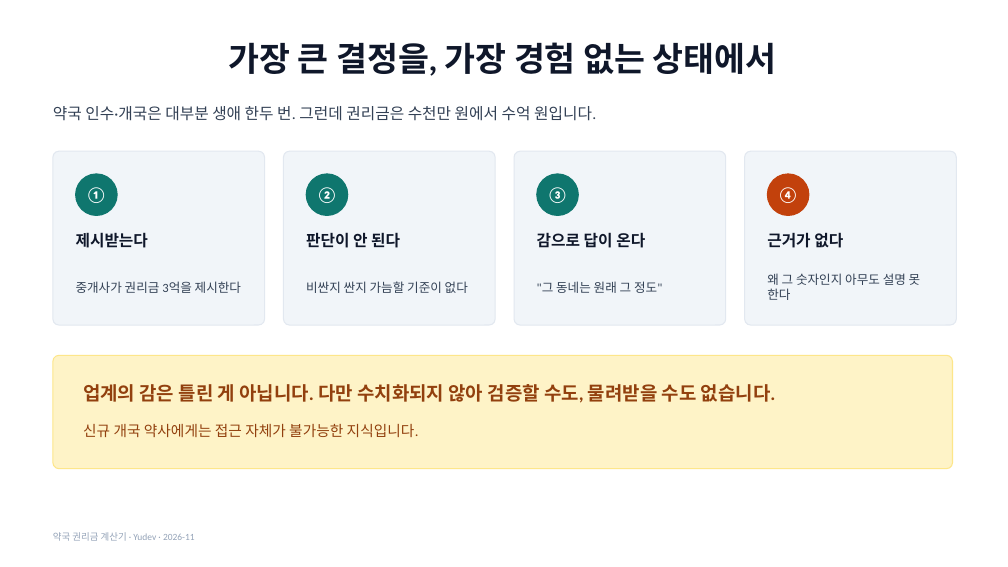
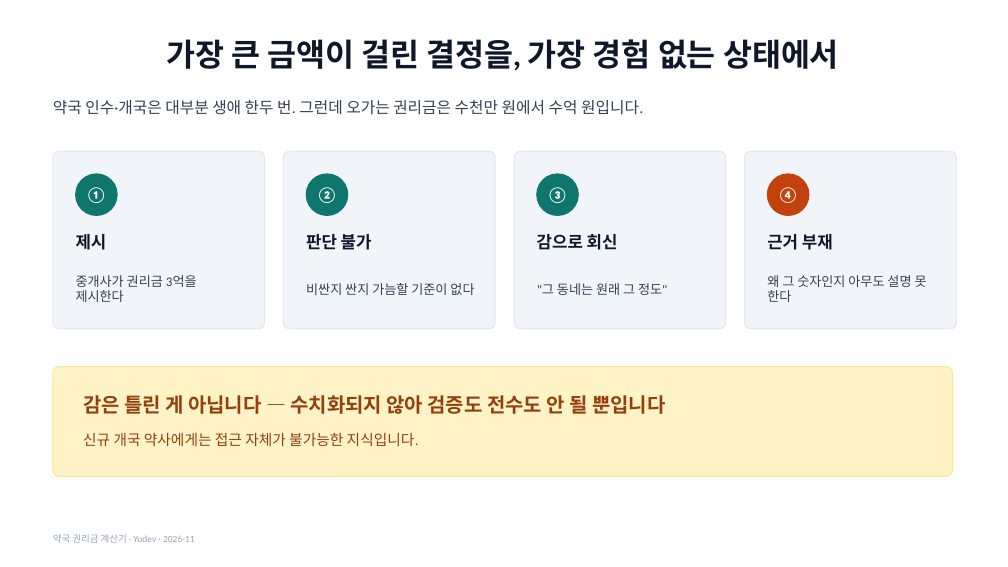
Before and after one commit to YUSEONCHUN/calculating, a slide deck: slide 2 of doc/slides/권리금계산기_프로젝트.pptx. Drawn at 1008x567 pixels with LibreOffice and Linux fonts; fonts in the diff are those of the drawing. Boxes give left, top, right and bottom in pixels: in the first picture for what was removed or moved away, otherwise in the second. Text is boxed around its words. In the diff, an @@ line names an element or a change of style, - is before the commit and + after.

```diff
--- a/doc/slides/권리금계산기_프로젝트.pptx
+++ b/doc/slides/권리금계산기_프로젝트.pptx
@@ title at box(166, 39, 839, 71): text changed; size 32 to 30 pt @@
-가장 큰 결정을, 가장 경험 없는 상태에서
+가장 큰 금액이 걸린 결정을, 가장 경험 없는 상태에서
@@ text at box(53, 100, 643, 115): text changed @@
-약국 인수·개국은 대부분 생애 한두 번. 그런데 권리금은 수천만 원에서 수억 원입니다.
+약국 인수·개국은 대부분 생애 한두 번. 그런데 오가는 권리금은 수천만 원에서 수억 원입니다.
@@ rounded rectangle: place and size @@
-rounded rectangle at box(53, 151, 265, 325)
+rounded rectangle at box(53, 151, 265, 329)
@@ rounded rectangle: place and size @@
-rounded rectangle at box(284, 151, 495, 325)
+rounded rectangle at box(284, 151, 495, 329)
@@ rounded rectangle: place and size @@
-rounded rectangle at box(514, 151, 726, 325)
+rounded rectangle at box(514, 151, 726, 329)
@@ rounded rectangle: place and size @@
-rounded rectangle at box(745, 151, 957, 325)
+rounded rectangle at box(745, 151, 957, 329)
@@ text at box(76, 234, 107, 250): text changed; size 15 to 16 pt @@
-제시받는다
+제시
@@ text at box(306, 234, 372, 250): text changed; size 15 to 16 pt @@
-판단이 안 된다
+판단 불가
@@ text at box(537, 234, 618, 250): text changed; size 15 to 16 pt @@
-감으로 답이 온다
+감으로 회신
@@ text at box(767, 234, 833, 250): text changed; size 15 to 16 pt @@
-근거가 없다
+근거 부재
@@ size 12 to 12.5 pt in 4 elements at box(306, 283, 474, 295), box(537, 283, 667, 295), box(767, 275, 927, 302), box(76, 275, 197, 302) @@
@@ proportions changed in 5 elements at box(53, 151, 265, 329), box(284, 151, 495, 329), box(514, 151, 726, 329), box(745, 151, 957, 329), box(53, 367, 953, 476) @@
@@ rounded rectangle: place and size @@
-rounded rectangle at box(53, 355, 953, 469)
+rounded rectangle at box(53, 367, 953, 476)
@@ text at box(83, 391, 665, 418): text changed; size 18 to 19 pt @@
-업계의 감은 틀린 게 아닙니다. 다만 수치화되지 않아 검증할 수도, 물려받을 수도 없습니다.
+감은 틀린 게 아닙니다 — 수치화되지 않아 검증도 전수도 안 될 뿐입니다
@@ text "신규 개국 약사에게는 접근 자체가 ...": place and size @@
-text "신규 개국 약사에게는 접근 자체가 ..." at box(83, 424, 419, 437)
+text "신규 개국 약사에게는 접근 자체가 ..." at box(83, 433, 419, 446)
```
Also in this commit, not shown: 7 other slides changed, 14 slides added, 10 slides removed, 8 other files.
